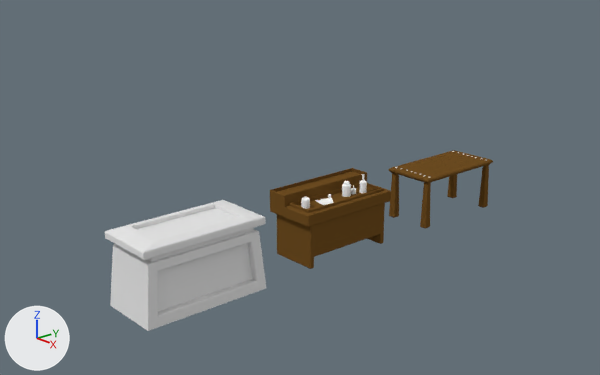
The Blender file Resources/Blender/Scenery/ModularDungeon/Dn_Tables.blend, before and after one commit.
Both versions are drawn from a camera (50 mm lens) standing at (10.09, -9.56, 5.7) and looking at (-1.76, 0.8, 0.55). Lighting does not change. The marker at lower left points along +X, +Y and +Z.

The scene before the commit, as lines of its bpy script (objects in view):
```python
me_dn_lab_1 = bpy.data.meshes.new('Dn_Lab_1')
me_dn_lab_1.from_pydata(...)  # 196 vertices, 201 faces; spans x -0.5..0.5, y -1.0..1.0, z 0.0..1.2
me_dn_lab_1.materials.append(mat_material_lab)  # its picture is missing
me_dn_lab_1_stuff = bpy.data.meshes.new('Dn_Lab_1_Stuff')
me_dn_lab_1_stuff.from_pydata(...)  # 698 vertices, 630 faces; spans x -0.027..0.342, y -0.779..0.665, z 0.971..1.305
me_dn_lab_1_stuff.materials.append(mat_material_stuff)  # its picture is missing
me_dn_table_1 = bpy.data.meshes.new('Dn_Table_1')
me_dn_table_1.from_pydata(...)  # 380 vertices, 394 faces; spans x -0.5..0.5, y -1.0..1.0, z 0.0..1.0
me_dn_table_1.materials.append(mat_material_table)  # its picture is missing
ob_dn_lab_1 = bpy.data.objects.new('Dn_Lab_1', me_dn_lab_1)
ob_dn_lab_1.location = (0.0, 0.0, 0.0)
ob_dn_lab_1_stuff = bpy.data.objects.new('Dn_Lab_1_Stuff', me_dn_lab_1_stuff)
ob_dn_lab_1_stuff.location = (0.0, 0.0, 0.0)
ob_dn_table_1 = bpy.data.objects.new('Dn_Table_1', me_dn_table_1)
ob_dn_table_1.location = (0.0, 3.0, 0.0)
# also in view: 'Dn_Thomb_1' at (0.0, -3.03, 0.63)
```
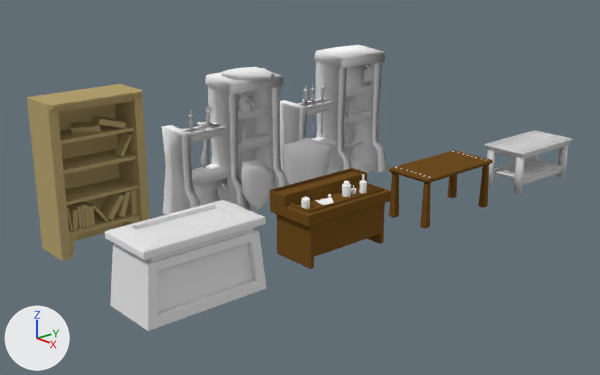
Changed parts and their boxes (x1, y1, x2, y2) in the pictures (600 x 375 px):
'Dn_Bookshelf_1', added (yellow): after (27, 84, 150, 261)
'Dn_Wrack_1', added: after (162, 67, 288, 215)
'Dn_Wrack_2', added: after (280, 45, 388, 185)
'Dn_Bench', added: after (484, 130, 573, 194)

Patch to the scene script:
```diff
--- a/Resources/Blender/Scenery/ModularDungeon/Dn_Tables.blend.py
+++ b/Resources/Blender/Scenery/ModularDungeon/Dn_Tables.blend.py
@@ mat_material_bench @@
+mat_material_bench = diffuse_material('Material_Bench')
+mat_material_bench.base_color = (0.701, 0.701, 0.701)  # light grey #dadada
@@ mat_material_bookshelf @@
+mat_material_bookshelf = diffuse_material('Material.Bookshelf')
+mat_material_bookshelf.base_color = (0.467, 0.365, 0.165)  # yellow #b6a371
@@ mat_material_wrack @@
+mat_material_wrack = diffuse_material('Material.Wrack')
+mat_material_wrack.base_color = (1.0, 0.992, 1.0)  # white #fffeff
@@ me_dn_bench @@
+me_dn_bench.from_pydata(...)  # 320 vertices, 250 faces; spans x -0.5..0.5, y -0.94..0.97, z 0.0..0.94
+me_dn_bench.polygons.foreach_set('use_smooth', [True] * 250)
+me_dn_bench.materials.append(mat_material_bench)  # its picture is missing
@@ me_dn_bookshelf_1 @@
+me_dn_bookshelf_1.from_pydata(...)  # 306 vertices, 391 faces; spans x -0.43..0.43, y -0.9..0.9, z 0.0..2.76
+me_dn_bookshelf_1.materials.append(mat_material_bookshelf)  # its picture is missing
@@ me_dn_wrack_1 @@
+me_dn_wrack_1.from_pydata(...)  # 2538 vertices, 846 faces; spans x -0.59..0.59, y -1.27..1.27, z 0.0..2.79
+me_dn_wrack_1.materials.append(mat_material_wrack)  # its picture is missing
@@ me_dn_wrack_2 @@
+me_dn_wrack_2.from_pydata(...)  # 2496 vertices, 832 faces; spans x -0.71..0.73, y -1.68..1.36, z -0.03..2.83
+me_dn_wrack_2.materials.append(mat_material_wrack)  # its picture is missing
@@ ob_dn_bench @@
+ob_dn_bench = bpy.data.objects.new('Dn_Bench', me_dn_bench)
+ob_dn_bench.location = (0.0, 6.0, 0.0)
@@ ob_dn_bookshelf_1 @@
+ob_dn_bookshelf_1 = bpy.data.objects.new('Dn_Bookshelf_1', me_dn_bookshelf_1)
+ob_dn_bookshelf_1.location = (-3.0, -3.0, 0.0)
@@ ob_dn_wrack_1 @@
+ob_dn_wrack_1 = bpy.data.objects.new('Dn_Wrack_1', me_dn_wrack_1)
+ob_dn_wrack_1.location = (-3.0, 0.0, 0.0)
@@ ob_dn_wrack_2 @@
+ob_dn_wrack_2 = bpy.data.objects.new('Dn_Wrack_2', me_dn_wrack_2)
+ob_dn_wrack_2.location = (-3.0, 3.0, 0.0)
```
